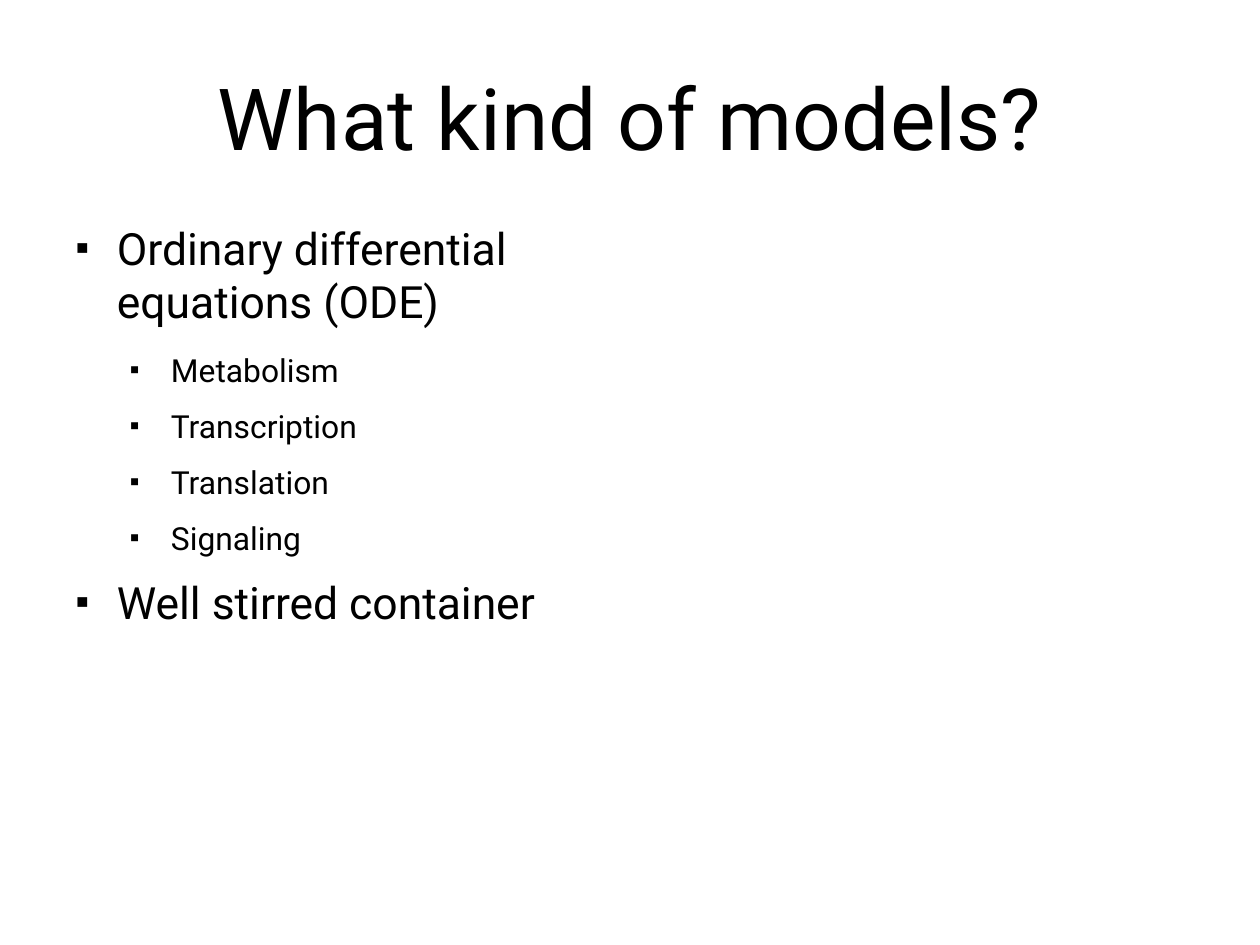
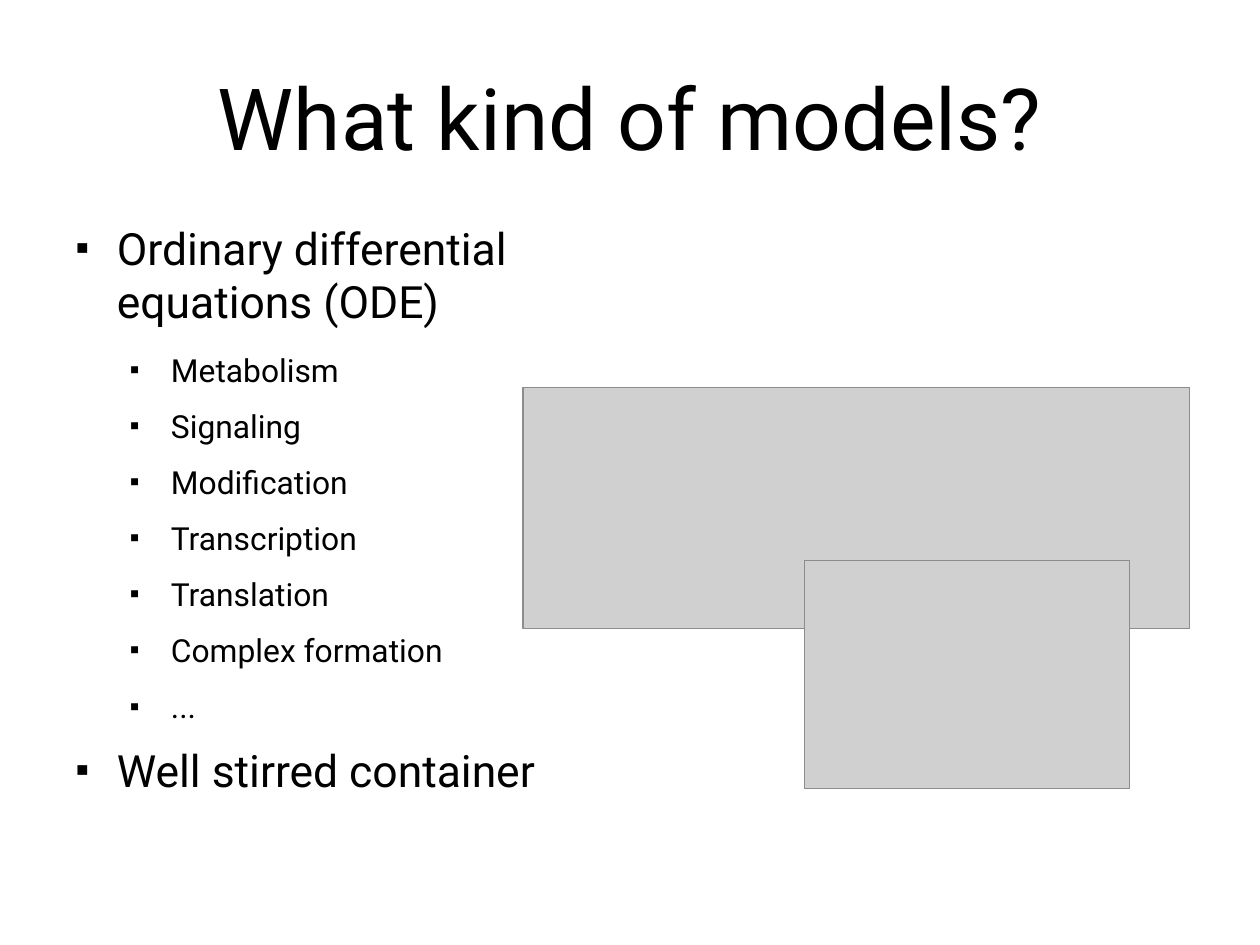
Before and after one commit to matthiaskoenig/lisym-tutorial, a slide deck: slide 9 of presentation/lisym-tutorial.odp. Drawn at 1260x945 pixels with LibreOffice and Linux fonts; fonts in the diff are those of the drawing; grey boxes stand for pictures. Boxes give left, top, right and bottom in pixels: in the first picture for what was removed or moved away, otherwise in the second. Text is boxed around its words. In the diff, an @@ line names an element or a change of style, - is before the commit and + after.

```diff
--- a/presentation/lisym-tutorial.odp
+++ b/presentation/lisym-tutorial.odp
@@ picture added at [524, 388, 1190, 629] @@
@@ text at [171, 414, 348, 495]: paragraphs added @@
+  ■ Signaling
+  ■ Modification
@@ picture added at [805, 560, 1131, 789] @@
@@ text at [171, 638, 443, 669]: text changed @@
-  ■ Signaling
+  ■ Complex formation
+  ■ ...
```
Also in this commit, not shown: 4 other slides changed, 2 slides added, 4 slides removed, 4 other files.
